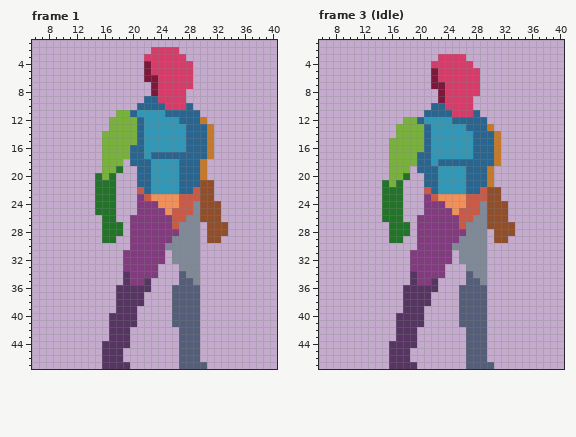
Pixel-art file: asset/art/player/Character Blueprint.aseprite. That is the earlier state.
48x48 pixels, 15 frames. Shown: frame 1: x 6..40, y 1..47; frame 3 (Idle): x 6..40, y 1..47. The commit also changed other frames, which this record leaves out.
After the commit:
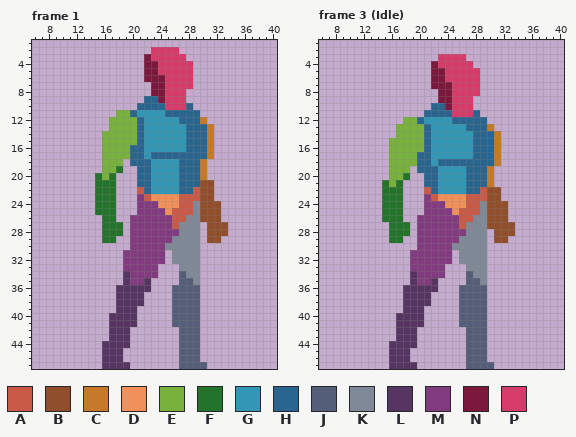
Palette (. is transparent): A #c95a48  B #904e2a  C #c67928  D #f29059  E #78b23c  F #23732b  G #3297b6  H #2a658f  J #555e78  K #7f8998  L #573563  M #813b7e  N #7c183c  P #d53c6a
What changed:
Frame 1, layer "Head":
Colour P becomes colour N in row 3 at x 22; in rows 4 to 5 at x 23; in rows 6 to 9 at x 24.
Frame 3 (Idle), layer "Head":
Colour P becomes colour N in row 4 at x 22; in rows 5 to 6 at x 23; in rows 7 to 10 at x 24.
